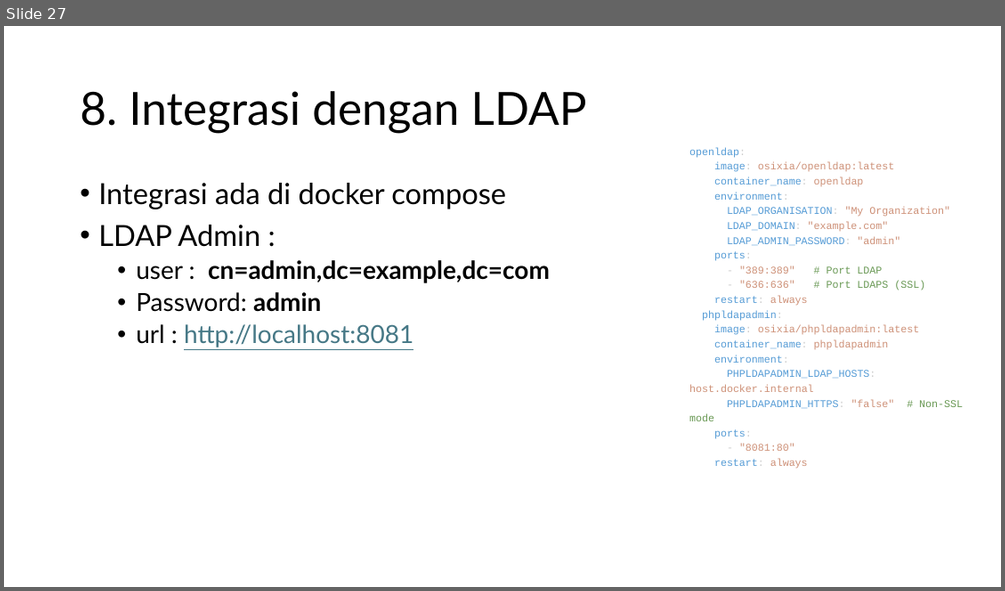
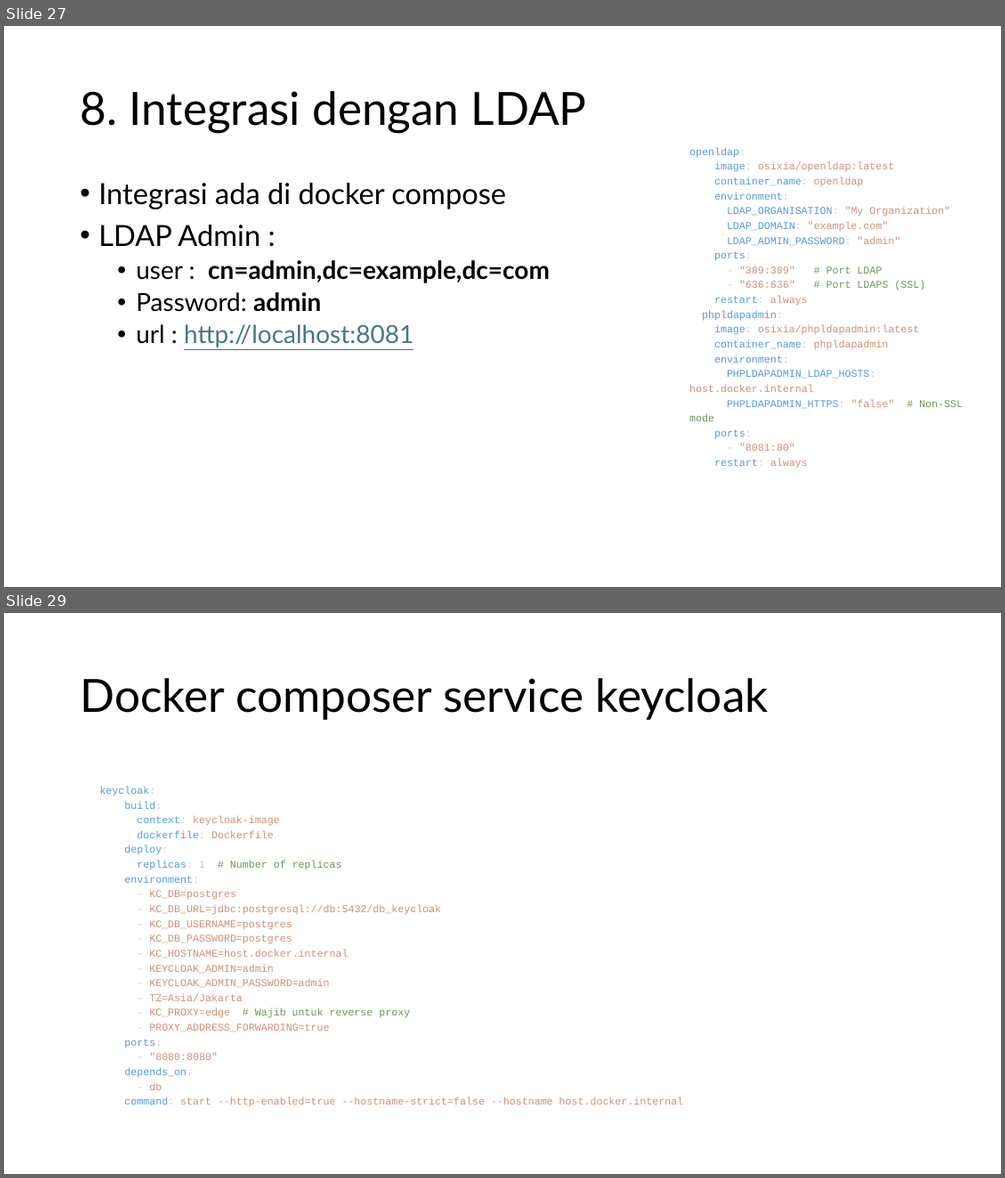
Before and after one commit to koharudin/sso-brin-compose, a slide deck: docs/sso.pptx. Shown one above the other, each under a label of ours: slide 27 before the commit, slides 27 and 29 after it; the slides between them are not shown. The pictures are 1005x591 and 1005x1178 pixels, drawn with LibreOffice and Linux fonts; fonts in the diff are those of the drawing. Boxes give left, top, right and bottom in pixels: in the first picture for what was removed or moved away, otherwise in the second. Text is boxed around its words. In the diff, an @@ line names an element or a change of style, - is before the commit and + after.

```diff
--- a/docs/sso.pptx
+++ b/docs/sso.pptx
@@ slide 29 added at box(4, 613, 1001, 1174), background #FFFFFF @@
@@ title added at box(80, 678, 769, 720), 44 pt, text #000000 @@
+Docker composer service keycloak
@@ text added at box(100, 787, 684, 1107), 10 pt, text #CE9178 @@
+keycloak:
+build:
+context: keycloak-image
+dockerfile: Dockerfile
+deploy:
+replicas: 1 # Number of replicas
+environment:
+- KC_DB=postgres
+- KC_DB_URL=jdbc:postgresql://db:5432/db_keycloak
+- KC_DB_USERNAME=postgres
+- KC_DB_PASSWORD=postgres
+- KC_HOSTNAME=host.docker.internal
+- KEYCLOAK_ADMIN=admin
+- KEYCLOAK_ADMIN_PASSWORD=admin
+- TZ=Asia/Jakarta
+- KC_PROXY=edge # Wajib untuk reverse proxy
+- PROXY_ADDRESS_FORWARDING=true
+ports:
+- "8080:8080"
+depends_on:
+- db
+command: start --http-enabled=true --hostname-strict=false --hostname host.docker.internal
```
Also in this commit, not shown: 15 other slides added.
